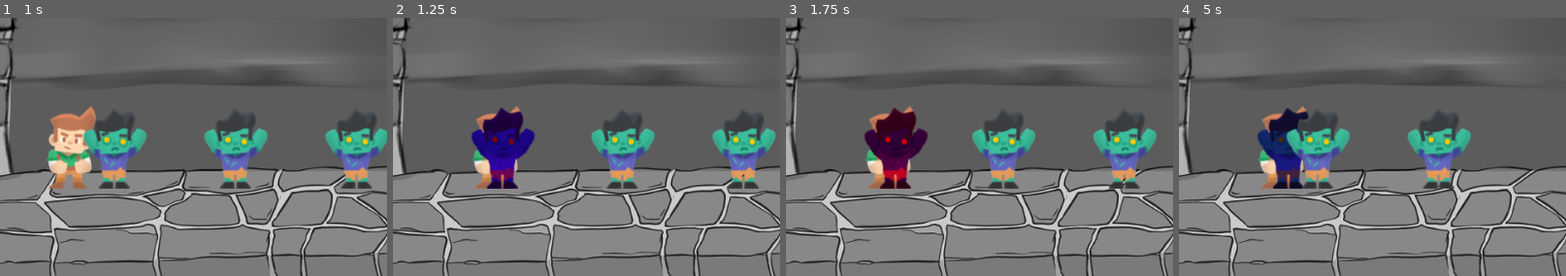
Above: before the commit, frames 1-4 (left to right).
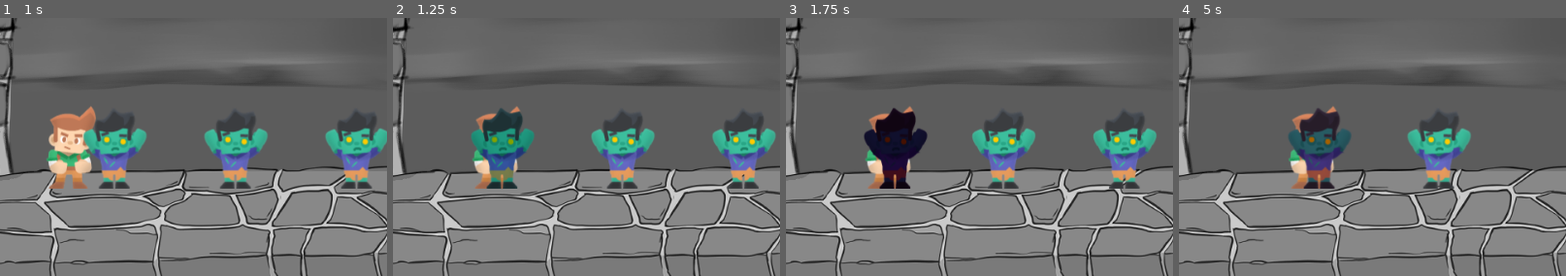
Above: after the commit, the same moments.

Repository: WalterCReel3/dwarves-vs-orcs
Game: Godot game, scene res://Main.tscn
Two runs of this game, one before a commit and one after it. Both use one fixed random seed, a clock stepped at 60 frames per second and the inputs below.
Inputs (mouse positions are % of the whole screen's width and height, from its top left):
- Up to frame 1 (1 s): move the mouse to (72, 45) at 0.52 s; hold D (move_right) from 0.53 s (still down); click (72, 45) at 0.67 s
- Up to frame 2 (1.25 s): keep holding D (move_right)
- Up to frame 3 (1.75 s): move the mouse to (30, 55) at 1.27 s; release D (move_right) at 1.28 s; hold A (move_left) from 1.28 s (still down)
- Up to frame 4 (5 s): move the mouse to (60, 28) at 2.02 s; release A (move_left) at 2.03 s; hold D (move_right) 2.03-3.53 s; move the mouse to (45, 70) at 2.77 s; click (45, 70) at 2.92 s; move the mouse to (80, 65) at 3.52 s; hold A (move_left) from 3.53 s (still down); move the mouse to (20, 35) at 4.27 s
The pictures show only the part of the screen within x 19-69%, y 45-95%; the shares and areas given below are measured in that part.

Frame 1 is identical in both runs. In frame 2, 3.0% of the frame differs, in the area x 20-37%, y 34-67%; in frame 3, 2.9%; in frame 4, 5.9%, in the area x 20-45%, y 34-67%.

Commit message:
Basic interactions, object collision detection, hp tracking

Diff:
--- a/entities/Dwarf01.gd
+++ b/entities/Dwarf01.gd
@@ -7,6 +7,12 @@
 # Called when the node enters the scene tree for the first time.
 func _ready():
 	target = self.position
+
+func get_type():
+	return "DwarfEntity"
+
+func is_type(type):
+	return type == "DwarfEntity"
 
 func get_input():
 	if Input.is_action_pressed("move_left"):
@@ -32,7 +38,6 @@
 
 # Called every frame. 'delta' is the elapsed time since the previous frame.
 func _process(delta):
-	# get_input()
 	process_pathing(delta)
 
 func set_target(position):
--- a/entities/Orc01.gd
+++ b/entities/Orc01.gd
@@ -1,6 +1,8 @@
 extends "res://entities/Actor.gd"
 
 var engaged: bool = false
+var engaged_entity = null
+var hp: int = 500
 var rng: RandomNumberGenerator = RandomNumberGenerator.new()
 onready var sprite: Sprite = get_node("Position2D/Sprite")
 
@@ -9,24 +11,39 @@
 	rng.randomize()
 	set_movement(-30)
 
+func get_type():
+	return "OrcEntity"
+
+func is_type(type):
+	return type == "OrcEntity"
+
 func set_movement(speed):
 	velocity.x = speed
 
 func process_pathing(delta):
 	var collision = move_and_collide(velocity * delta)
-	if collision != null:
-		engaged = true
-		print("Entering engaged for ", self.name)
-		set_movement(0)
+	if (collision != null):
+		var object = collision.collider
+		if object.is_type("DwarfEntity"):
+			if engaged == false:
+				engaged = true
+				engaged_entity = object
+	elif engaged == true:
+		engaged = false
+		engaged_entity = null
+		sprite.modulate = Color(1, 1, 1, 1)
 
 func process_melee(delta):
 	var r = rng.randf()
 	var g = rng.randf()
 	var b = rng.randf()
 	sprite.modulate = Color(r, g, b, 1)
+	var damage = rng.randi_range(0, 5)
+	hp -= damage
+	if hp <= 0:
+		queue_free()
 
 func _process(delta):
+	process_pathing(delta)
 	if engaged:
 		process_melee(delta)
-	else:
-		process_pathing(delta)
